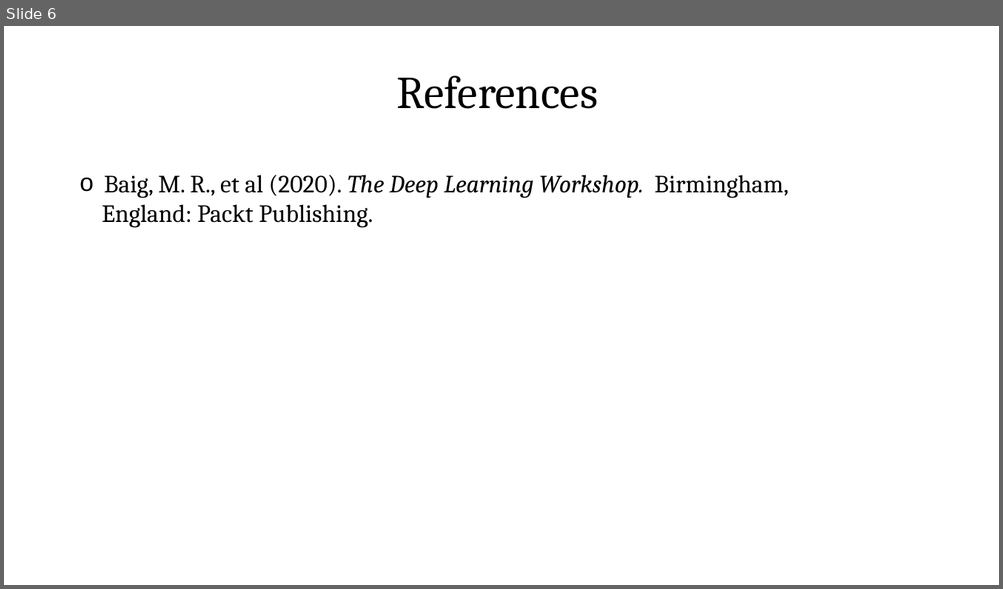
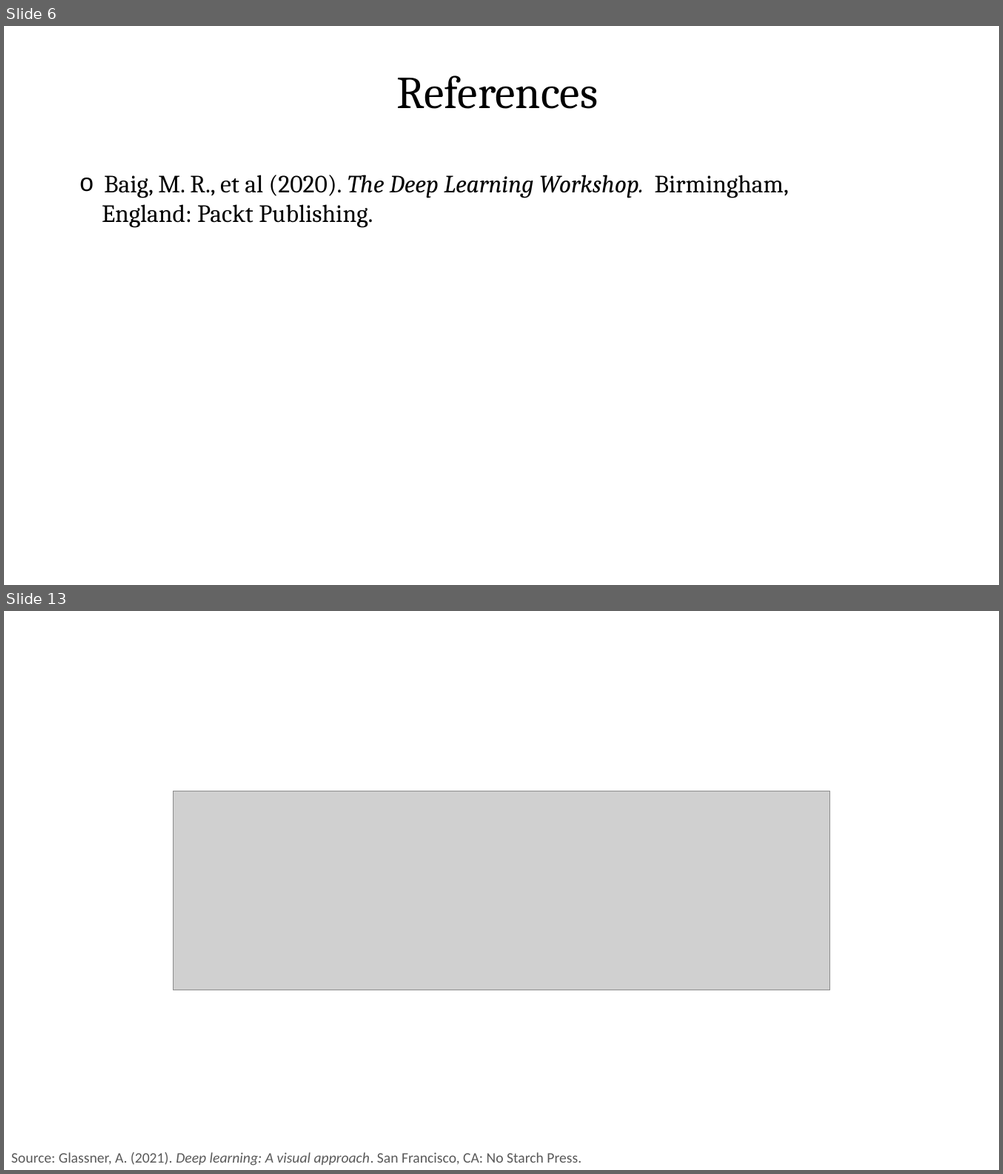
Before and after one commit to PracticumAI-Test/gan, a slide deck: presentations/gan_getting_started.pptx. Shown one above the other, each under a label of ours: slide 6 before the commit, slides 6 and 13 after it; the slides between them are not shown. The pictures are 1003x589 and 1003x1174 pixels, drawn with LibreOffice and Linux fonts; fonts in the diff are those of the drawing; grey boxes stand for pictures. Boxes give left, top, right and bottom in pixels: in the first picture for what was removed or moved away, otherwise in the second. Text is boxed around its words. In the diff, an @@ line names an element or a change of style, - is before the commit and + after.

```diff
--- a/presentations/gan_getting_started.pptx
+++ b/presentations/gan_getting_started.pptx
@@ slide 13 added at (4,611,999,1170), background #FFFFFF @@
@@ picture added at (173,791,830,991) @@
@@ text added at (11,1153,581,1166), 14 pt, text #595959 @@
+Source: Glassner, A. (2021). Deep learning: A visual approach. San Francisco, CA: No Starch Press.
```
Also in this commit, not shown: 1 slide changed, 6 other slides added.
